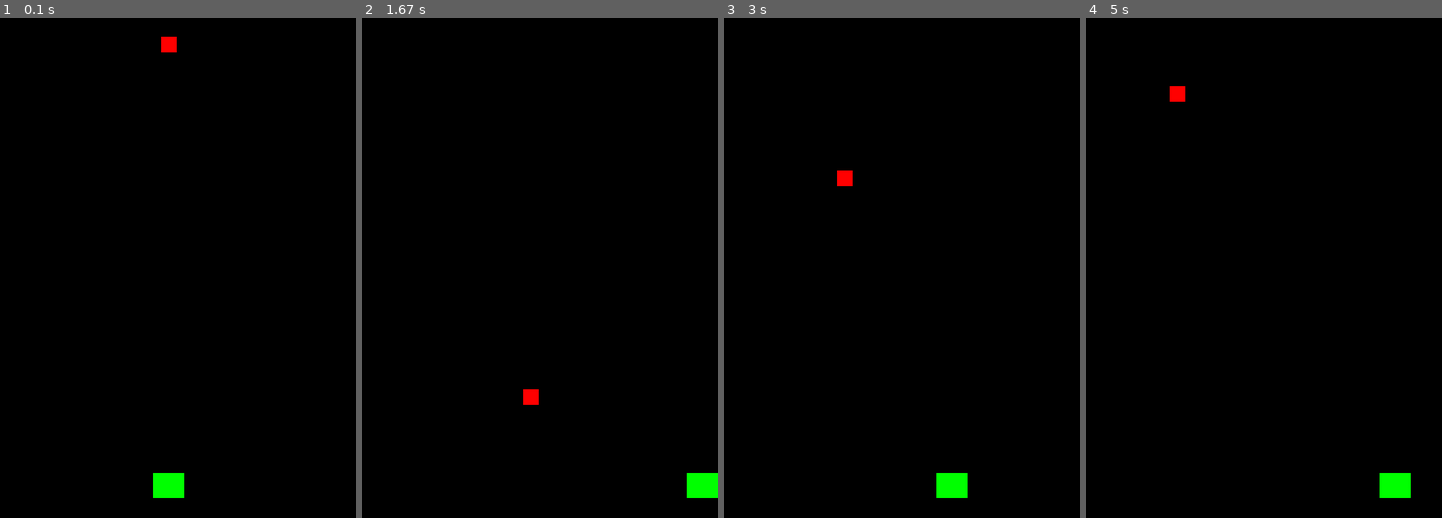
Above: before the commit, frames 1-4 (left to right).
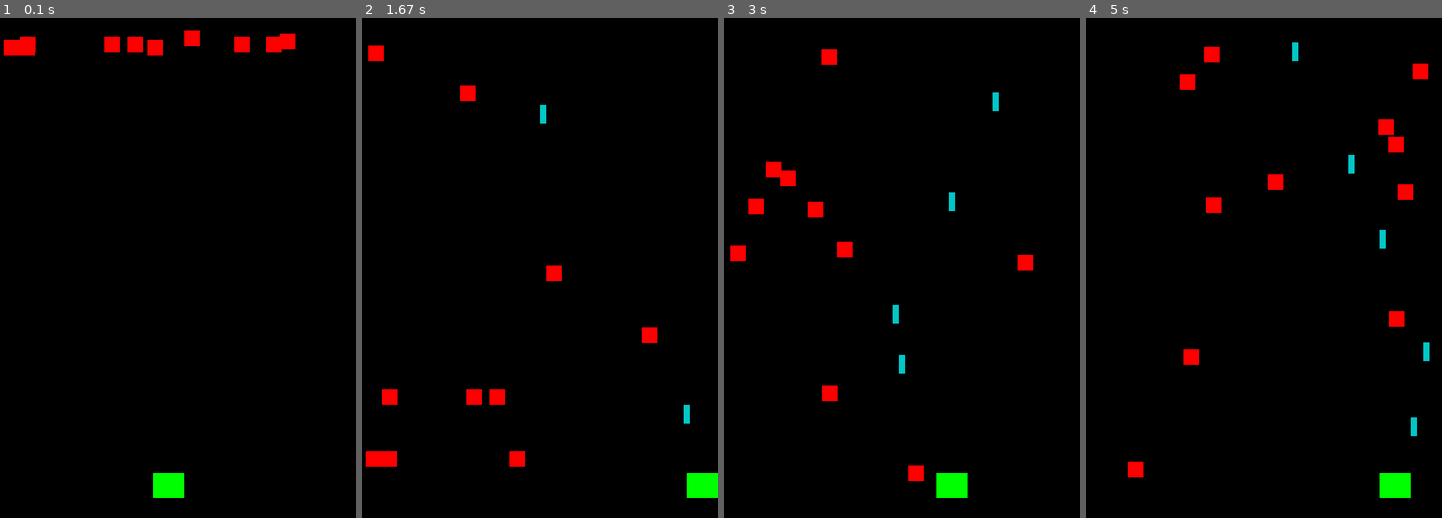
Above: after the commit, the same moments.

Repository: CheeseTheCat/python-2020-2021-classwork
Game: pygame game, started from Games/space_Shmup/main.py
Same seed, same stepped clock (60 frames per second), same inputs: the game is played once before the commit and once after it.
Inputs:
- Up to frame 1 (0.1 s): no input
- Up to frame 2 (1.67 s): tap Space at 0.33, 0.73, 1.03, 1.23, 1.53 s; hold Right 0.67-1.13 s; hold D 1.17-1.63 s
- Up to frame 3 (3 s): hold Left 1.67-2.2 s; tap Space at 1.73, 2.03, 2.3, 2.6, 2.73 s; hold A 2.23-2.63 s; hold Right from 2.67 s (still down)
- Up to frame 4 (5 s): tap Space at 3.03, 3.4, 3.7, 3.9, 4.2, 4.4, 4.7, 4.9 s; release Right at 3.3 s; hold A 3.33-3.8 s; hold Right 3.83-4.3 s; hold D 4.33-4.8 s; hold Left from 4.83 s (still down)

The runs differ from the first frame. In frame 1, 1.4% of the frame differs, in the area x 1-83%, y 2-8%; in frame 2, 1.6%; in frame 3, 1.8%; in frame 4, 1.9%, in the area x 11-97%, y 4-92%.

Commit message:
thingssss

Diff:
--- a/Games/space_Shmup/main.py
+++ b/Games/space_Shmup/main.py
@@ -39,14 +39,58 @@
         self.rect.centerx = (WIDTH/2)
         self.rect.bottom = (HEIGHT - (HEIGHT*.04))
         self.speedx = 0
+        self.speedy = 0
 
     def update(self):
+        self.speedx = 0
+        self.speedy = 0
+
+        keystate = pg.key.get_pressed()
+        if keystate[pg.K_LEFT] or keystate[pg.K_a]:
+            self.speedx += -5
+        if keystate[pg.K_RIGHT] or keystate[pg.K_d]:
+            self.speedx += 5
+        # if keystate[pg.K_UP] or keystate[pg.K_w]:
+        #     self.speedy += -5
+        # if keystate[pg.K_DOWN] or keystate[pg.K_s]:
+        #     self.speedy += 5
+        # if keystate[pg.K_SPACE]:
+        #     self.shoot()
+
         self.rect.x += self.speedx
+        #self.rect.y += self.speedy
 
         if self.rect.right >= WIDTH:
             self.rect.right = WIDTH
         if self.rect.left <= 0:
             self.rect.left = 0
+        if self.rect.top <= 0:
+            self.rect.top = 0
+        if self.rect.bottom >= HEIGHT:
+            self.rect.bottom = HEIGHT
+
+    def shoot(self):
+        b = Bullet(self.rect.centerx,self.rect.top+1)
+        all_sprites.add(b)
+        bullet_group.add(b)
+
+class Bullet(pg.sprite.Sprite):
+    def __init__(self,x,y):
+        super(Bullet, self).__init__()
+        self.image = pg.Surface((10,30))
+        self.image.fill(CYAN)
+        self.rect = self.image.get_rect()
+        self.rect.bottom = y
+        self.rect.centerx = x
+        self.speed = -10
+
+    def update(self):
+        self.rect.y += self.speed
+
+        # kill bullet when bottom leaves screen
+        if self.rect.bottom < 0:
+            self.kill()
+
 
 class Npc(pg.sprite.Sprite):
     def __init__(self):
@@ -54,7 +98,7 @@
         self.image = pg.Surface((25, 25))
         self.image.fill(RED)
         self.rect = self.image.get_rect()
-        self.rect.centerx = (WIDTH / 2)
+        self.rect.centerx = r.randint(30,(WIDTH-30))
         self.rect.top = (0)
         self.speedx = 0
         self.speedy = r.randint(4,7)
@@ -71,14 +115,12 @@
             self.speedy = r.randint(4, 10)
             spwn_chance = r.randint(0,50)
             if spwn_chance >=48:
-                spwn_new_Npc()
-
-def spwn_new_Npc():
-    newnpc = Npc()
-    newnpc.rect.centerx = r.randint(30, (WIDTH - 30))
-    newnpc.speedy = 5
-    all_sprites.add(newnpc)
-    npc_group.add(newnpc)
+                self.spwn()
+    def spwn(self):
+        npc = Npc()
+        npc_group.add(npc)
+        all_sprites.add(npc)
+
 #######################################################################################################################
 
 # Initialize pygame and create window
@@ -102,19 +144,22 @@
 all_sprites = pg.sprite.Group()
 players_group = pg.sprite.Group()
 npc_group = pg.sprite.Group()
+bullet_group = pg.sprite.Group()
 
 #######################################################################################################################
 
 # create game objects
 #######################################################################################################################
 player = Player()
-npc = Npc()
+for i in range(10):
+    npc = Npc()
+    npc_group.add(npc)
 #######################################################################################################################
 
 # add objects to sprite groups
 #######################################################################################################################
 players_group.add(player)
-npc_group.add(npc)
+# npc_group.add(npc)
 
 for i in players_group:
     all_sprites.add(i)
@@ -136,27 +181,32 @@
     #########################
     for event in pg.event.get():
         if event.type == pg.KEYDOWN:
+            if event.key == pg.K_SPACE:
+                player.shoot()
             if event.key == pg.K_ESCAPE:
                 Playing = False
         if event.type == pg.QUIT:
             Playing = False
 
-        if event.type == pg.KEYDOWN:
-            if event.key == pg.K_d or event.key == pg.K_RIGHT:
-                player.speedx += 5
-            if event.key == pg.K_a or event.key == pg.K_LEFT:
-                player.speedx += -5
-        if event.type == pg.KEYUP:
-            if event.key == pg.K_a or event.key == pg.K_LEFT:
-                player.speedx += 5
-            if event.key == pg.K_d or event.key == pg.K_RIGHT:
-                player.speedx += -5
+
+
 
     #########################
 
     # updates
     #########################
     all_sprites.update()
+
+    # if npc hits player
+    hits = pg.sprite.spritecollide(player,npc_group,True)
+    if hits:
+        npc.spwn()
+        Playing = False
+
+    # bullet hits npc
+    hits = pg.sprite.groupcollide(npc_group,bullet_group,True,True)
+    for hit in hits:
+        npc.spwn()
 
     #########################
 
Binary file added: Games/space_Shmup/imgs/meteorBrown_med1.png
Binary file added: Games/space_Shmup/imgs/pythonlogo.jpg
